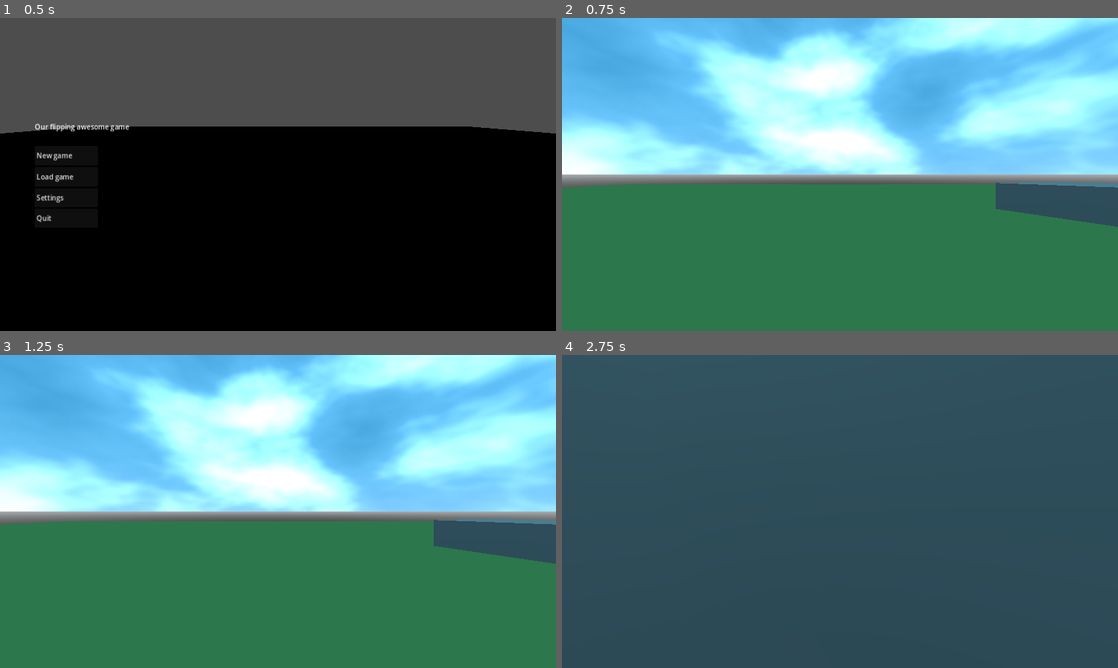
Above: before the commit, frames 1-4 (two rows, left to right).
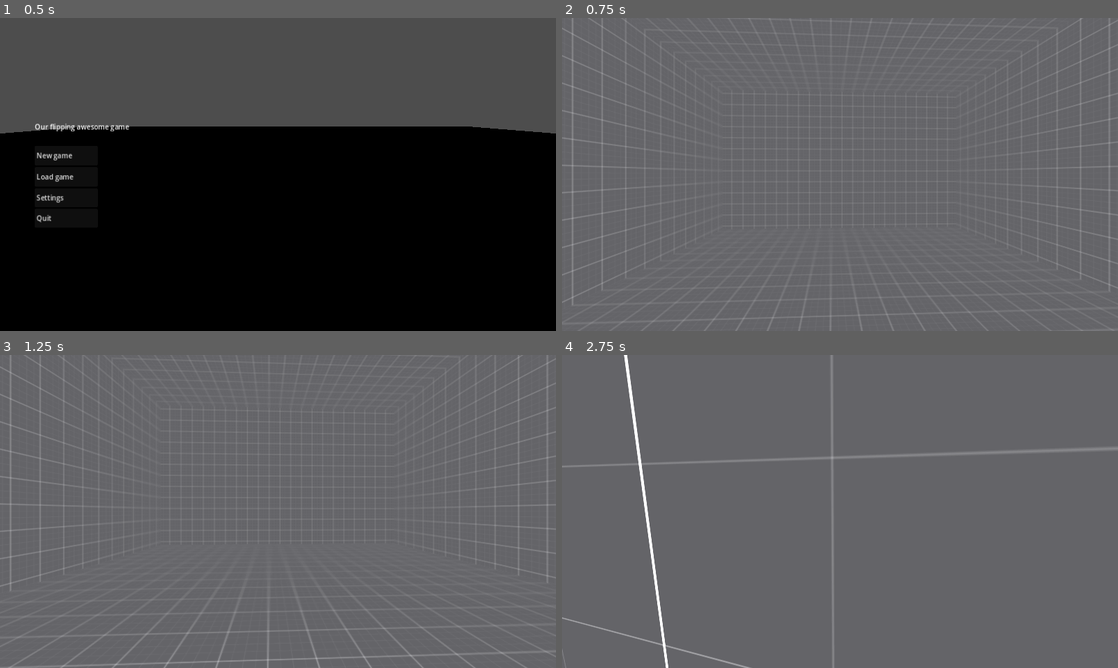
Above: after the commit, the same moments.

Repository: inaunius/GodotWildJam64
Game: Godot game, scene res://scenes/architecture/Main.tscn
Two runs of this game, one before a commit and one after it. Both use one fixed random seed, a clock stepped at 60 frames per second and the inputs below.
Inputs (mouse positions are in pixels of both pictures, inside the frame that each line leads up to):
- Up to frame 1 (0.5 s): no input
- Up to frame 2 (0.75 s): click "New game" at 0.5 s
- Up to frame 3 (1.25 s): no input
- Up to frame 4 (2.75 s): move the mouse to (867, 511) at 1.27 s; hold W (move_forward) from 1.28 s (still down); tap Space (jump) at 1.52, 2.27 s; move the mouse to (812, 511) at 2.02 s

Frame 1 is identical in both runs. In frame 2, 98% of the frame differs, in the area x 0-100%, y 0-100%; in frame 3, 99%; in frame 4, 100%.

Commit message:
DESDOC.md updated and refined

Diff:
--- /dev/null
+++ b/resources/instances/levels/PeacefulHospital.tres
@@ -0,0 +1,9 @@
+[gd_resource type="Resource" script_class="Level" load_steps=3 format=3 uid="uid://ymiqnr7t138i"]
+
+[ext_resource type="PackedScene" uid="uid://6pib13net55n" path="res://scenes/levels/PeacefulHospital.tscn" id="1_rvl31"]
+[ext_resource type="Script" path="res://resources/templates/Level.gd" id="2_w0s05"]
+
+[resource]
+script = ExtResource("2_w0s05")
+name = "PeacefulHospital"
+scene = ExtResource("1_rvl31")
--- a/scenes/architecture/Main.tscn
+++ b/scenes/architecture/Main.tscn
@@ -11,6 +11,7 @@
 [ext_resource type="Script" path="res://scripts/game_state_machine/states/DataLoadState.gd" id="6_2tou2"]
 [ext_resource type="Script" path="res://scripts/services/InputParser.gd" id="7_1l08v"]
 [ext_resource type="Script" path="res://scripts/game_state_machine/states/ActiveGameState.gd" id="7_t4svj"]
+[ext_resource type="Resource" uid="uid://ymiqnr7t138i" path="res://resources/instances/levels/PeacefulHospital.tres" id="8_52lld"]
 [ext_resource type="Script" path="res://scripts/game_state_machine/states/PausedState.gd" id="8_s1hki"]
 [ext_resource type="Script" path="res://scripts/game_state_machine/states/QuittingGameState.gd" id="9_m36en"]
 [ext_resource type="PackedScene" uid="uid://b5lqnvq8noy8a" path="res://scenes/ui/screens/Pause.tscn" id="10_w2tw1"]
@@ -40,7 +41,7 @@
 [node name="LevelLoader" type="Node" parent="Services" node_paths=PackedStringArray("_level_parent")]
 script = ExtResource("2_mdci6")
 _level_parent = NodePath("../../LevelParent")
-_levels = Array[Resource("res://resources/templates/Level.gd")]([ExtResource("3_m7q4d"), ExtResource("4_06ltl")])
+_levels = Array[Resource("res://resources/templates/Level.gd")]([ExtResource("3_m7q4d"), ExtResource("4_06ltl"), ExtResource("8_52lld")])
 
 [node name="DataSaveLoad" type="Node" parent="Services" node_paths=PackedStringArray("_level_parent", "_level_loader")]
 script = ExtResource("3_l3wq0")
--- /dev/null
+++ b/scenes/levels/PeacefulHospital.tscn
@@ -0,0 +1,66 @@
+[gd_scene load_steps=11 format=3 uid="uid://6pib13net55n"]
+
+[ext_resource type="PackedScene" uid="uid://5i8ss0lsc4xa" path="res://scenes/gameplay/TESTPlayer.tscn" id="1_otyqq"]
+[ext_resource type="Texture2D" uid="uid://cbc5qddhgi8dp" path="res://textures/texture_01.png" id="2_tmt1x"]
+[ext_resource type="Shader" path="res://shaders/Celling.gdshader" id="3_3806w"]
+
+[sub_resource type="StandardMaterial3D" id="StandardMaterial3D_5186f"]
+albedo_texture = ExtResource("2_tmt1x")
+uv1_triplanar = true
+uv2_triplanar = true
+
+[sub_resource type="Environment" id="Environment_1gsiu"]
+ambient_light_source = 2
+ambient_light_color = Color(1, 1, 1, 1)
+ambient_light_energy = 4.0
+
+[sub_resource type="Gradient" id="Gradient_o8g0m"]
+
+[sub_resource type="FastNoiseLite" id="FastNoiseLite_e8e5m"]
+noise_type = 2
+fractal_type = 0
+cellular_distance_function = 1
+cellular_jitter = 0.0
+cellular_return_type = 4
+
+[sub_resource type="NoiseTexture2D" id="NoiseTexture2D_cqci7"]
+color_ramp = SubResource("Gradient_o8g0m")
+noise = SubResource("FastNoiseLite_e8e5m")
+
+[sub_resource type="ShaderMaterial" id="ShaderMaterial_wo3jf"]
+render_priority = 0
+shader = ExtResource("3_3806w")
+shader_parameter/tiling = Vector2(3.425, 2.185)
+shader_parameter/tile_noise = SubResource("NoiseTexture2D_cqci7")
+
+[sub_resource type="BoxMesh" id="BoxMesh_cfk4q"]
+material = SubResource("ShaderMaterial_wo3jf")
+
+[node name="PeacefulHospital" type="Node3D"]
+
+[node name="TestPlayer" parent="." instance=ExtResource("1_otyqq")]
+transform = Transform3D(0.0413176, 0, 0.999146, 0, 1, 0, -0.999146, 0, 0.0413176, -4, 2, -1)
+
+[node name="PlayerSpawnPoint" type="Marker3D" parent="."]
+transform = Transform3D(1, 0, 0, 0, 1, 0, 0, 0, 1, 0, 1.1, 4)
+
+[node name="Prototype" type="CSGCombiner3D" parent="."]
+use_collision = true
+
+[node name="CSGBox3D" type="CSGBox3D" parent="Prototype"]
+transform = Transform3D(1, 0, 0, 0, 1, 0, 0, 0, 1, 0, 3, -0.5)
+size = Vector3(13, 7, 12)
+material = SubResource("StandardMaterial3D_5186f")
+
+[node name="CSGBox3D2" type="CSGBox3D" parent="Prototype"]
+transform = Transform3D(0.9, 0, 0, 0, 0.9, 0, 0, 0, 0.9, 0, 3, -0.5)
+operation = 2
+size = Vector3(13, 7, 12)
+material = SubResource("StandardMaterial3D_5186f")
+
+[node name="WorldEnvironment" type="WorldEnvironment" parent="."]
+environment = SubResource("Environment_1gsiu")
+
+[node name="MeshInstance3D" type="MeshInstance3D" parent="."]
+transform = Transform3D(-10.44, -9.12694e-07, 0, 9.12694e-07, -10.44, 0, 0, 0, 10, 0, 3, 0)
+mesh = SubResource("BoxMesh_cfk4q")
--- a/scripts/autoloads/GameCycleController.gd
+++ b/scripts/autoloads/GameCycleController.gd
@@ -2,6 +2,7 @@
 extends Node
 
 const MAIN_MENU_LEVEL_NAME = "MainMenu"
+const NEW_GAME_LEVEL = "PeacefulHospital"
 
 @onready var _state_machine : GameStateMachine = $/root/Main/GameStateMachine
 @onready var _persistent_data : DataSaveLoad = $/root/Main/Services/DataSaveLoad
@@ -14,6 +15,8 @@
 		_state_machine.change_state(GlobalEnums.GameStates.DATA_LOAD_STATE, save_name)
 	_state_machine.change_state(GlobalEnums.GameStates.ACTIVE_GAME_STATE)
 
+func start_new_game():
+	GameCycle.load_level(NEW_GAME_LEVEL)
 
 func get_current_state() -> GlobalEnums.GameStates:
 	return _state_machine.get_current_state()
--- a/scripts/gameplay/TESTPlayer.gd
+++ b/scripts/gameplay/TESTPlayer.gd
@@ -4,7 +4,7 @@
 #FIXME: This controller is only for test purposes until actual player controller is done.
 const DATA_KEY = "TESTPlayer"
 
-const SPEED = 5.0
+@export var speed = 4.0
 const JUMP_VELOCITY = 4.5
 const  MOUSE_SENSIVITY = 0.003
 
@@ -42,11 +42,11 @@
 	var direction = (_camera.global_transform.basis * Vector3(input_dir.x, 0, input_dir.y)).normalized()
 
 	if direction:
-		velocity.x = direction.x * SPEED
-		velocity.z = direction.z * SPEED
+		velocity.x = direction.x * speed
+		velocity.z = direction.z * speed
 	else:
-		velocity.x = move_toward(velocity.x, 0, SPEED)
-		velocity.z = move_toward(velocity.z, 0, SPEED)
+		velocity.x = move_toward(velocity.x, 0, speed)
+		velocity.z = move_toward(velocity.z, 0, speed)
 
 	move_and_slide()
 
@@ -56,7 +56,8 @@
 		var look_around = -event.relative.x
 		var nod = event.relative.y
 
-		rotate_y(look_around*MOUSE_SENSIVITY)
-		_camera.rotate_x(nod*MOUSE_SENSIVITY)
+		var y_rotation = rotation.y + look_around*MOUSE_SENSIVITY
+		var x_cam_rotation = clamp(_camera.rotation.x - nod*MOUSE_SENSIVITY, deg_to_rad(-90), deg_to_rad(90))
 
-		_camera.rotation.x = clamp(_camera.rotation.x, deg_to_rad(-40), deg_to_rad(60))
+		rotation.y = y_rotation
+		_camera.rotation.x = x_cam_rotation
--- a/scripts/ui/VolumeAdjusters.gd
+++ b/scripts/ui/VolumeAdjusters.gd
@@ -1,5 +1,5 @@
 class_name VolumeAdjusters
-extends GridContainer
+extends Control
 
 @export var master : Slider
 @export var music : Slider
@@ -8,18 +8,16 @@
 
 
 func _ready():
-	sync_with_Settings()
-
-	master.changed.connect(func(value: float):
+	master.value_changed.connect(func(value: float):
 		Settings.master_volume = value
 		Settings.apply_sound_settings())
-	music.changed.connect(func(value: float):
+	music.value_changed.connect(func(value: float):
 		Settings.music_volume = value
 		Settings.apply_sound_settings())
-	sfx.changed.connect(func(value: float):
+	sfx.value_changed.connect(func(value: float):
 		Settings.sfx_volume = value
 		Settings.apply_sound_settings())
-	voice.changed.connect(func(value: float):
+	voice.value_changed.connect(func(value: float):
 		Settings.voice_volume = value
 		Settings.apply_sound_settings())
 
--- a/scripts/ui/buttons/MainMenuButtons.gd
+++ b/scripts/ui/buttons/MainMenuButtons.gd
@@ -2,7 +2,7 @@
 extends Node
 
 
-const NEW_GAME_LEVEL = "TESTLevel"
+
 
 @export var _new_game : Button
 @export var _load_game : Button
@@ -13,7 +13,7 @@
 
 
 func _ready():
-	_new_game.pressed.connect(func(): GameCycle.load_level(NEW_GAME_LEVEL)) #TODO: Should be replaced with actual new game
+	_new_game.pressed.connect(func(): GameCycle.start_new_game()) #TODO: Should be replaced with actual new game
 	_load_game.pressed.connect(func(): _sub_container.show_submenu("SavesView"))
 	_settings.pressed.connect(func(): _sub_container.show_submenu("Settings"))
 	_quit.pressed.connect(func(): GameCycle.quit())
--- a/scripts/ui/settings/SavesView.gd
+++ b/scripts/ui/settings/SavesView.gd
@@ -17,6 +17,7 @@
 	_clear_list()
 
 	for save in GameCycle.get_all_saves():
+		print(save)
 		var card_instance = _get_save_card(save)
 		save_cards_parent.add_child(card_instance)
 
--- /dev/null
+++ b/shaders/Celling.gdshader
@@ -0,0 +1,12 @@
+shader_type spatial;
+
+uniform sampler2D tile_noise;
+uniform vec2 tiling;
+
+void fragment()
+{
+	vec4 tile = step(0.11, texture(tile_noise, tiling*UV));
+	vec3 color = vec3(tile.x, tile.y, tile.z);
+	ALBEDO = color;
+	NORMAL = normalize();
+}
Not shown, added: DESDOC/.gdignore
Binary file added: DESDOC/DoubleClinicDoors.png
Binary file added: DESDOC/DoubleMetallicDoors.png
Binary file added: DESDOC/Guard.jpg
Binary file added: DESDOC/Nurce.jpg
Binary file added: DESDOC/SingleClinicDoor.png
Binary file added: DESDOC/SingleMetallicDoor.png
Renamed: resources/data/SavedData.gd -> resources/templates/data/SavedData.gd
Renamed: resources/data/TESTPlayerData.gd -> resources/templates/data/TESTPlayerData.gd
Renamed: resources/data/settigs/SettingsData.gd -> resources/templates/data/settigs/SettingsData.gd
Renamed: resources/data/settigs/SoundData.gd -> resources/templates/data/settigs/SoundData.gd
Renamed: resources/data/settigs/VideoData.gd -> resources/templates/data/settigs/VideoData.gd
(and 29 more such lines)
